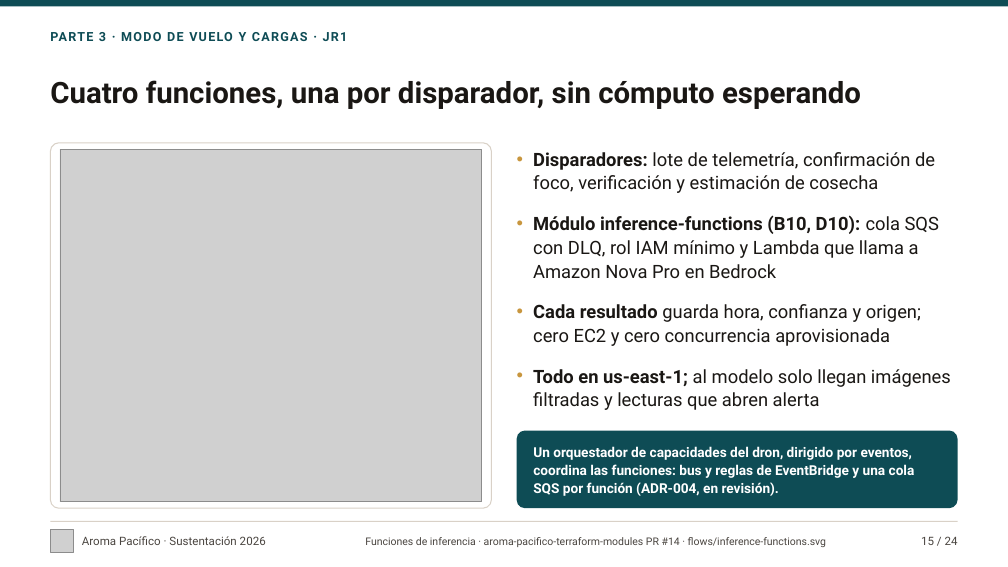
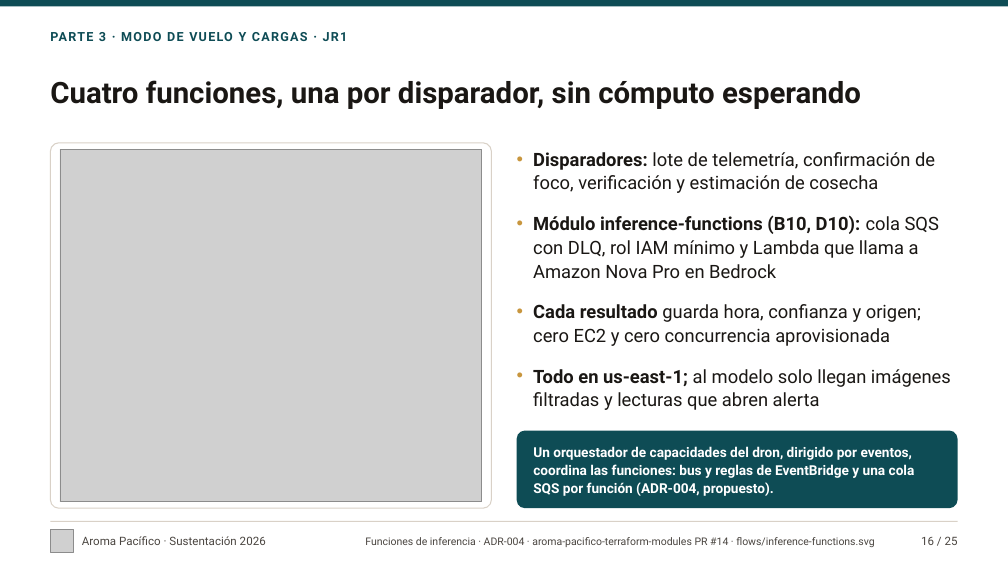
Before and after one commit to aroma-pacifico/aroma-pacifico-presentation, a slide deck: slide 16 of deck/aroma-pacifico-sustentacion.pptx (slide 15 before the commit). Drawn at 1008x567 pixels with LibreOffice and Linux fonts; fonts in the diff are those of the drawing; grey boxes stand for pictures. Boxes give left, top, right and bottom in pixels: in the first picture for what was removed or moved away, otherwise in the second. Text is boxed around its words. In the diff, an @@ line names an element or a change of style, - is before the commit and + after.

```diff
--- a/deck/aroma-pacifico-sustentacion.pptx
+++ b/deck/aroma-pacifico-sustentacion.pptx
@@ text at <box>533,446,915,496</box>: text changed @@
-Un orquestador de capacidades del dron, dirigido por eventos, coordina las funciones: bus y reglas de EventBridge y una cola SQS por función (ADR-004, en revisión).
+Un orquestador de capacidades del dron, dirigido por eventos, coordina las funciones: bus y reglas de EventBridge y una cola SQS por función (ADR-004, propuesto).
@@ text at <box>365,537,874,547</box>: text changed @@
-Funciones de inferencia · aroma-pacifico-terraform-modules PR #14 · flows/inference-functions.svg
+Funciones de inferencia · ADR-004 · aroma-pacifico-terraform-modules PR #14 · flows/inference-functions.svg
@@ text at <box>921,536,958,545</box>: text changed @@
-15 / 24
+16 / 25
```
Also in this commit, not shown: 23 other slides changed, 1 slide added, 40 other files.
